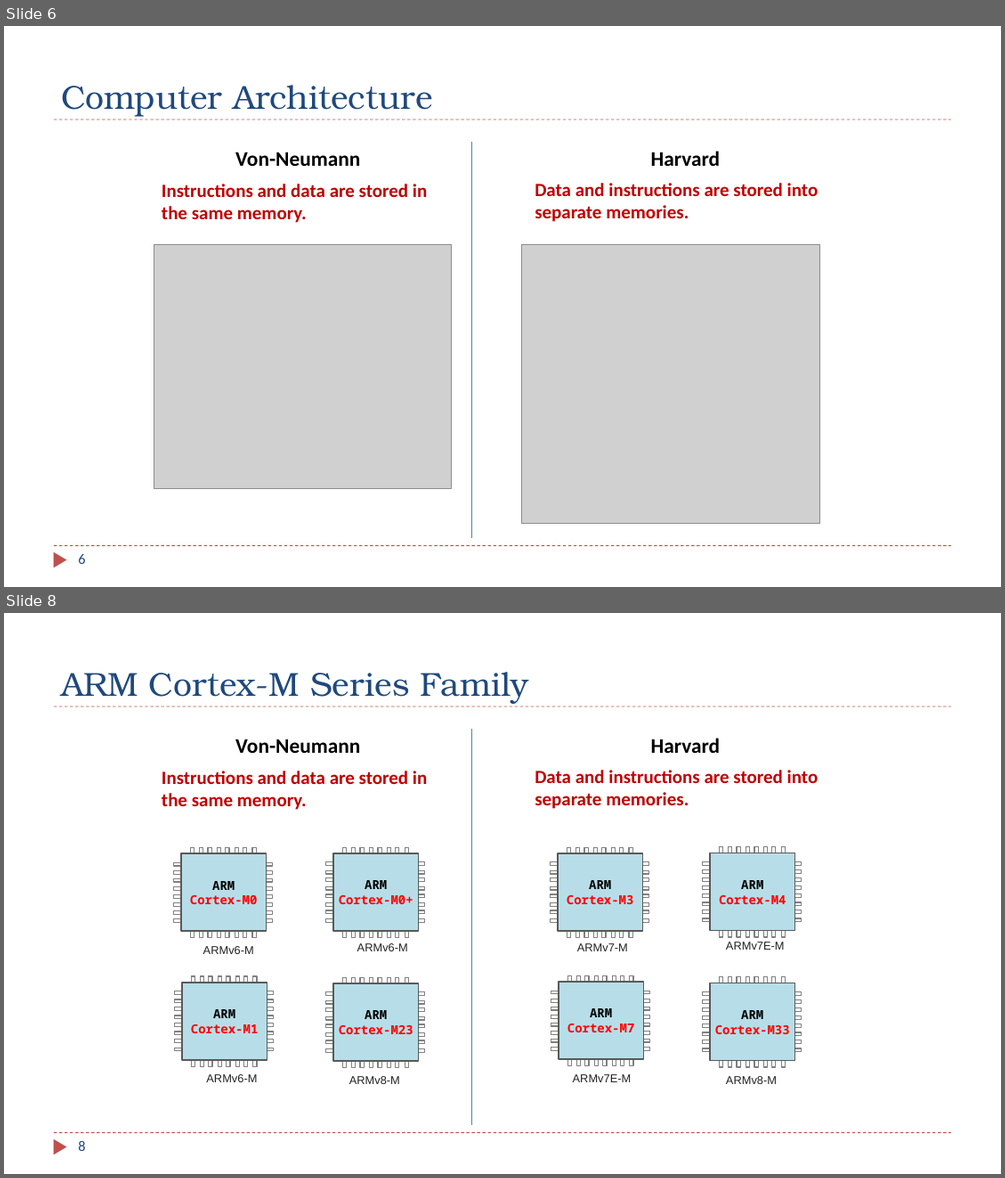
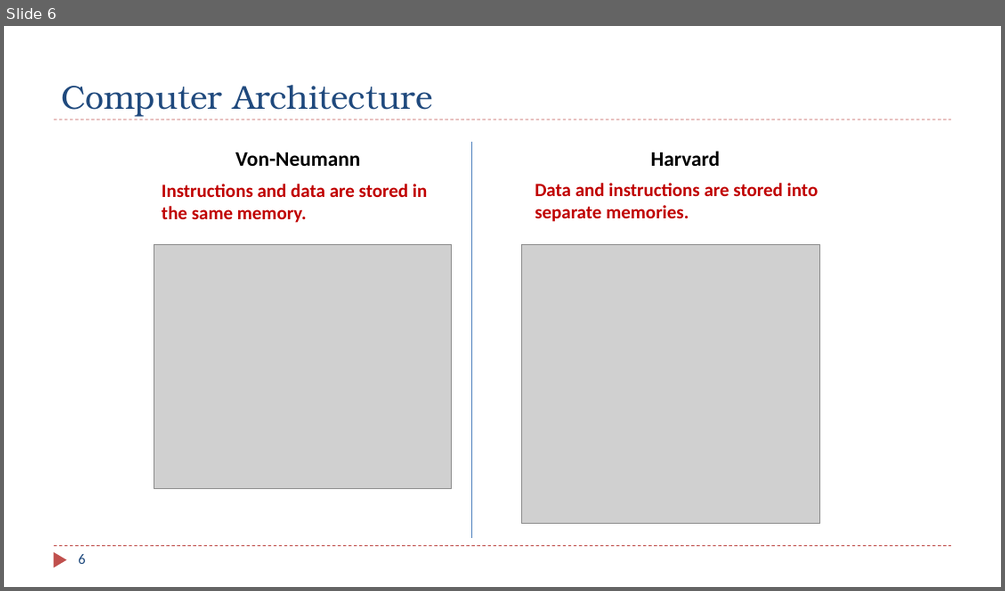
Before and after one commit to guhofstra/CSC111Sp26, a slide deck: PPTs/Ch1_See_Program_Running.pptx. Shown one above the other, each under a label of ours: slides 6 and 8 before the commit, slide 6 after it; the slides between them are not shown. The pictures are 1005x1178 and 1005x591 pixels, drawn with LibreOffice and Linux fonts; fonts in the diff are those of the drawing; grey boxes stand for pictures. Boxes give left, top, right and bottom in pixels: in the first picture for what was removed or moved away, otherwise in the second. Text is boxed around its words. In the diff, an @@ line names an element or a change of style, - is before the commit and + after.

```diff
--- a/PPTs/Ch1_See_Program_Running.pptx
+++ b/PPTs/Ch1_See_Program_Running.pptx
@@ slide 8 removed at [4, 613, 1001, 1174], background #FFFFFF; not listed: 3 template elements that a slide beside it also shows @@
@@ title removed at [61, 672, 529, 704] @@
-ARM Cortex-M Series Family
@@ text removed at [235, 739, 360, 753] @@
-Von-Neumann
@@ line removed from (471, 728) to (471, 1125) @@
@@ text removed at [651, 738, 720, 753] @@
-Harvard
@@ text removed at [162, 771, 427, 810] @@
-Instructions and data are stored in the same memory.
@@ text removed at [534, 770, 818, 809] @@
-Data and instructions are stored into separate memories.
@@ group removed at [174, 848, 273, 938]: 17 rectangles @@
-ARM
-Cortex-M0
@@ group removed at [327, 847, 425, 937]: 17 rectangles @@
-ARM
-Cortex-M0+
@@ group removed at [550, 847, 649, 937]: 17 rectangles @@
-ARM
-Cortex-M3
@@ group removed at [703, 847, 801, 937]: 17 rectangles @@
-ARM
-Cortex-M4
@@ text removed at [203, 946, 254, 954] @@
-ARMv6-M
@@ text removed at [357, 943, 408, 951] @@
-ARMv6-M
@@ text removed at [577, 943, 628, 951] @@
-ARMv7-M
@@ text removed at [726, 941, 785, 949] @@
-ARMv7E-M
@@ group removed at [175, 976, 274, 1066]: 17 rectangles @@
-ARM
-Cortex-M1
@@ group removed at [327, 977, 425, 1067]: 17 rectangles @@
-ARM
-Cortex-M23
@@ group removed at [551, 976, 650, 1065]: 17 rectangles @@
-ARM
-Cortex-M7
@@ group removed at [703, 977, 801, 1067]: 17 rectangles @@
-ARM
-Cortex-M33
@@ text removed at [206, 1074, 257, 1082] @@
-ARMv6-M
@@ text removed at [349, 1076, 400, 1084] @@
-ARMv8-M
@@ text removed at [573, 1074, 631, 1082] @@
-ARMv7E-M
@@ text removed at [726, 1076, 777, 1084] @@
-ARMv8-M
@@ page number removed at [78, 1141, 85, 1151] @@
-8
```
Also in this commit, not shown: 5 slides changed, 1 slide added, 3 other files.
